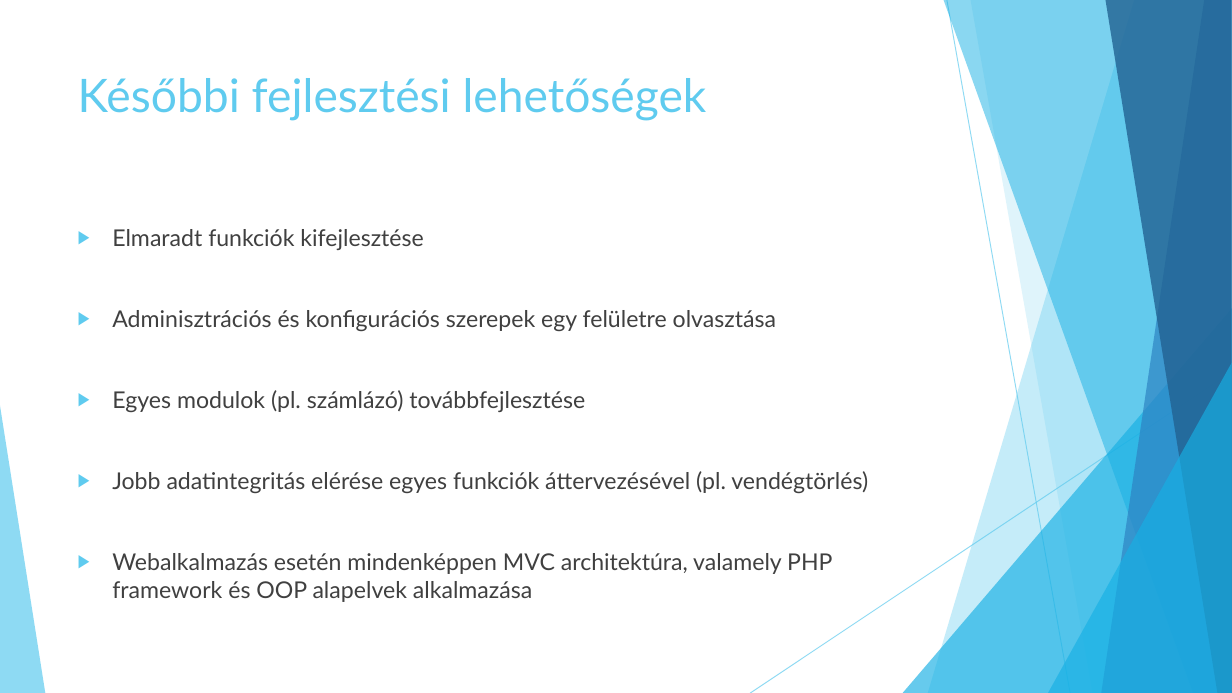
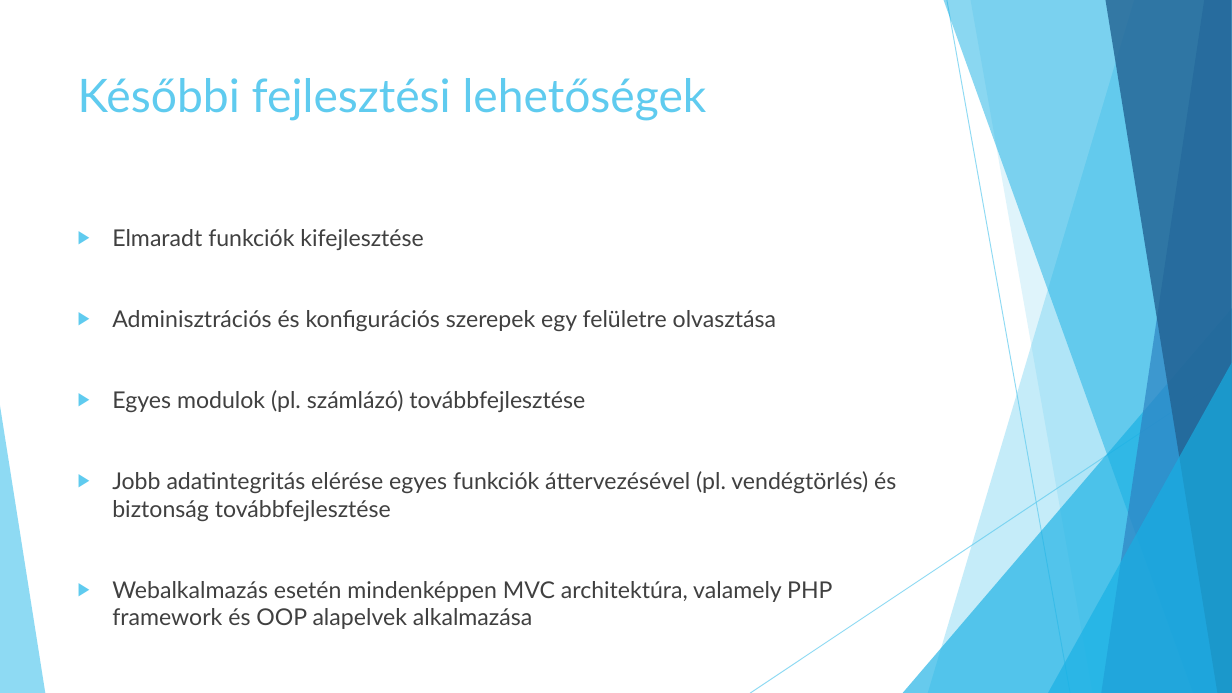
Before and after one commit to jbence1994/Virtual-Receptionist-projection, a slide deck: slide 6 of documentation/VR.pptx. Drawn at 1232x693 pixels with LibreOffice and Linux fonts; fonts in the diff are those of the drawing. Boxes give left, top, right and bottom in pixels: in the first picture for what was removed or moved away, otherwise in the second. Text is boxed around its words. In the diff, an @@ line names an element or a change of style, - is before the commit and + after.

```diff
--- a/documentation/VR.pptx
+++ b/documentation/VR.pptx
@@ text at (x1=112, y1=471, x2=896, y2=521): text changed @@
-▶ Jobb adatintegritás elérése egyes funkciók áttervezésével (pl. vendégtörlés)
+▶ Jobb adatintegritás elérése egyes funkciók áttervezésével (pl. vendégtörlés) és biztonság továbbfejlesztése
```
